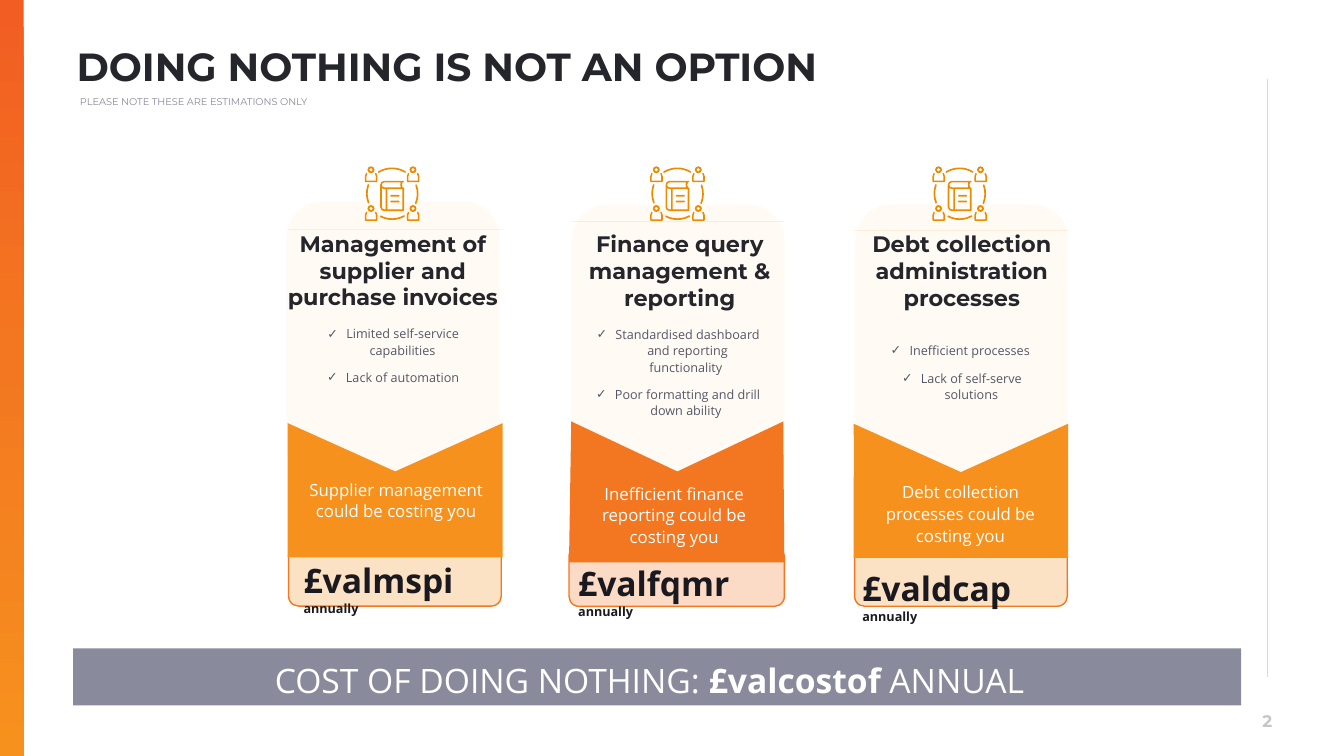
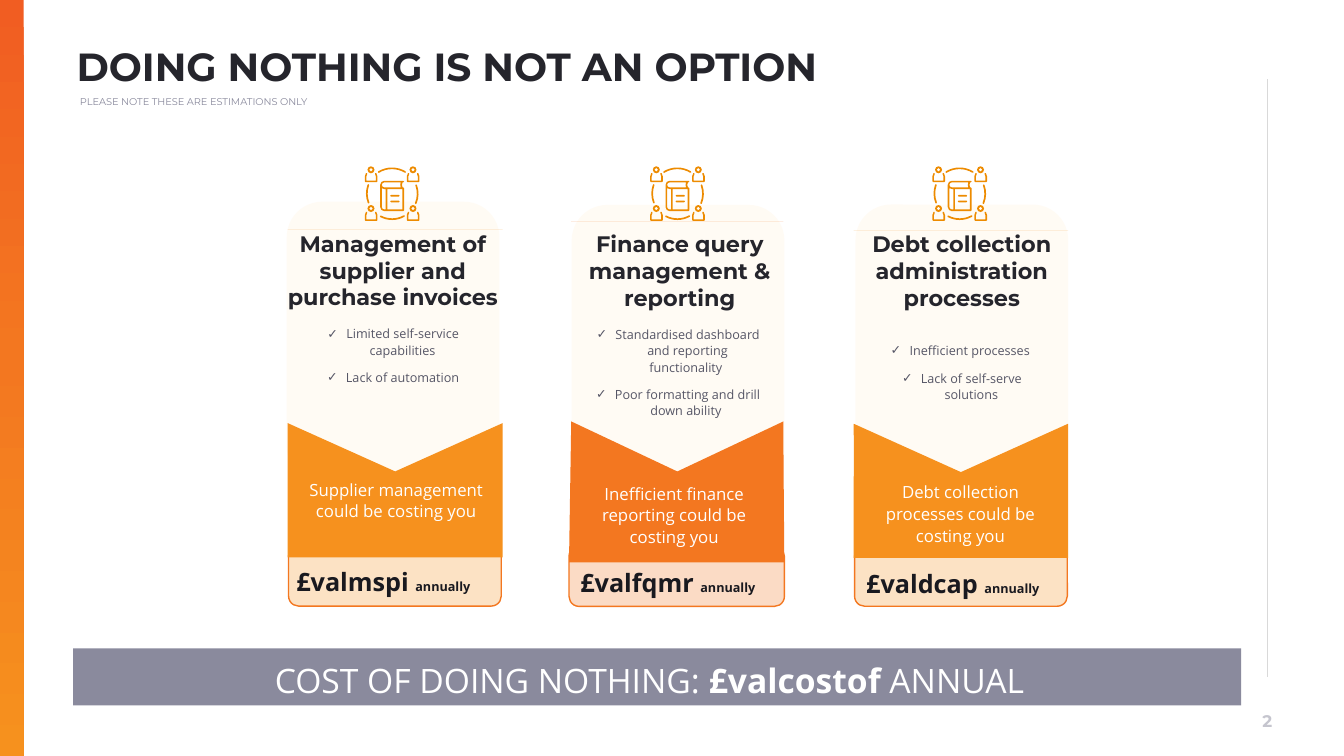
Before and after one commit to muratozdemirpiblo/ppt-api, a slide deck: slide 2 of client.pptx. Drawn at 1344x756 pixels with LibreOffice and Linux fonts; fonts in the diff are those of the drawing; background and template pictures are left out. Boxes give left, top, right and bottom in pixels: in the first picture for what was removed or moved away, otherwise in the second. Text is boxed around its words. In the diff, an @@ line names an element or a change of style, - is before the commit and + after.

```diff
--- a/client.pptx
+++ b/client.pptx
@@ text "£valmspi annually": place and size @@
-text "£valmspi annually" at box(304, 567, 454, 617)
+text "£valmspi annually" at box(296, 572, 470, 597)
@@ text "£valmspi annually" at box(296, 572, 470, 597): size 24 to 18 pt in "£valmspi" @@
@@ text "£valfqmr annually" at box(580, 572, 755, 598): size 24 to 18 pt in "£valfqmr" @@
@@ text "£valdcap annually" at box(866, 574, 1039, 599): size 24 to 18 pt in "£valdcap" @@
```
Also in this commit, not shown: 1 other file.
